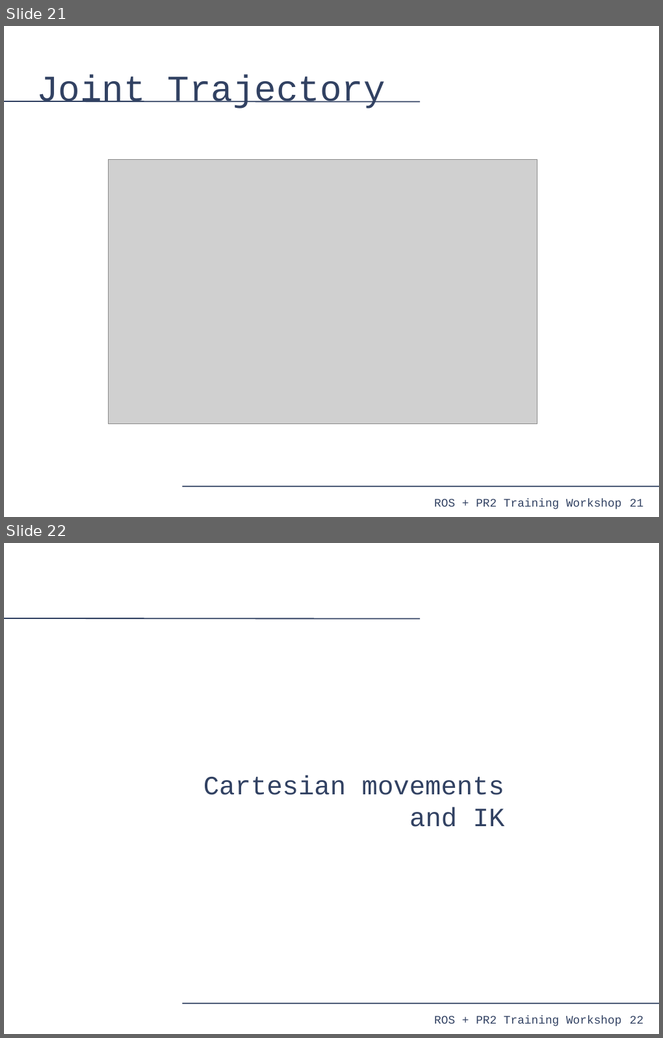
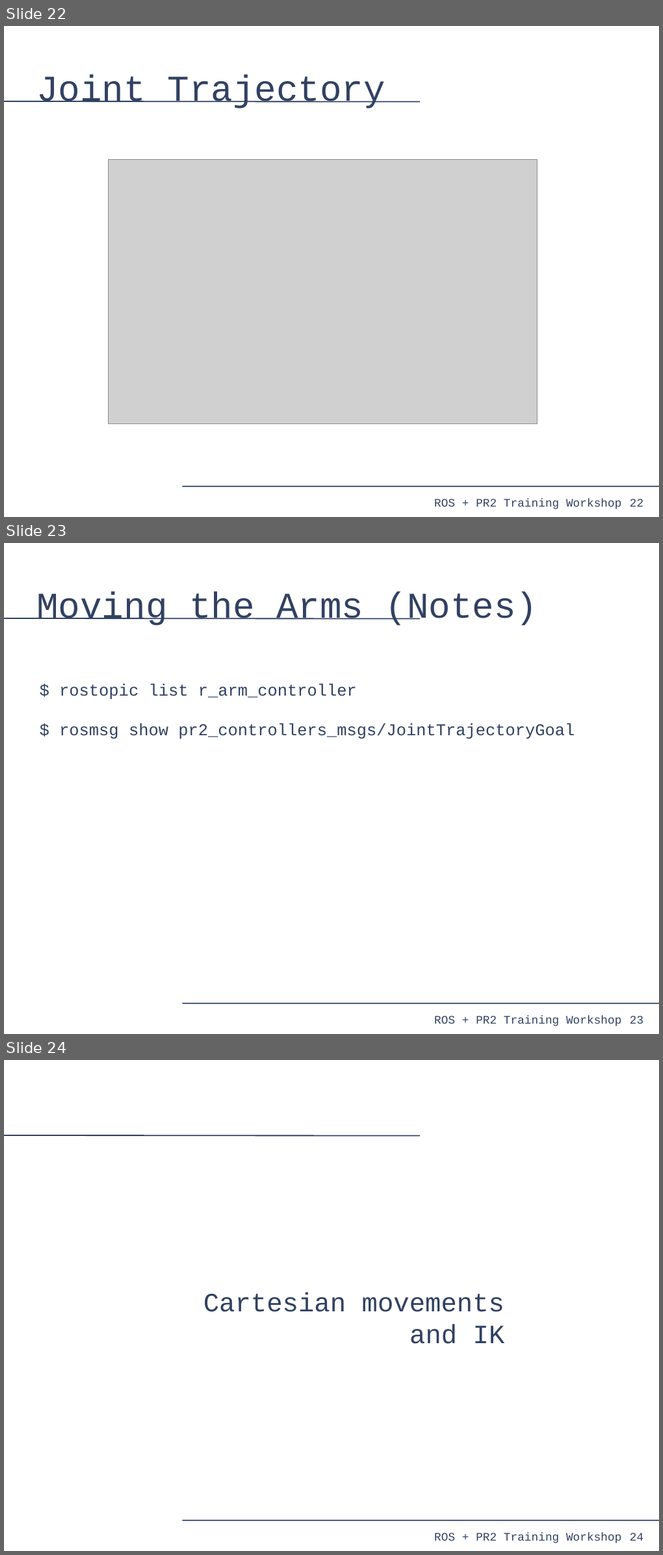
Before and after one commit to PR2/pr2_docs, a slide deck: pr2_training_workshop/moving_mechanism/slides.odp. Shown one above the other, each under a label of ours: slides 21 and 22 before the commit, slides 22, 23 and 24 after it. The pictures are 663x1038 and 663x1555 pixels, drawn with LibreOffice and Linux fonts; fonts in the diff are those of the drawing; grey boxes stand for pictures. Boxes give left, top, right and bottom in pixels: in the first picture for what was removed or moved away, otherwise in the second. Text is boxed around its words. In the diff, an @@ line names an element or a change of style, - is before the commit and + after.

Commit message:
Demonstration-based through joint trajectories

```diff
--- a/pr2_training_workshop/moving_mechanism/slides.odp
+++ b/pr2_training_workshop/moving_mechanism/slides.odp
@@ slide 23 added at [4,543,659,1034], background #FFFFFF; not listed: 4 template elements that a slide beside it also shows @@
@@ title added at [36,592,538,626], 44 pt, text #314162 @@
+Moving the Arms (Notes)
@@ text added at [59,683,575,739], 20 pt, text #314162 @@
+$ rostopic list r_arm_controller
+$ rosmsg show pr2_controllers_msgs/JointTrajectoryGoal
@@ what was slide 21 is now slide 22 @@
@@ page number at [630,499,644,507]: text changed @@
-21
+22
@@ what was slide 22 is now slide 24 @@
@@ page number at [630,1533,644,1541]: text changed @@
-22
+24
```
Also in this commit, not shown: 3 other slides added, 2 slides removed.
